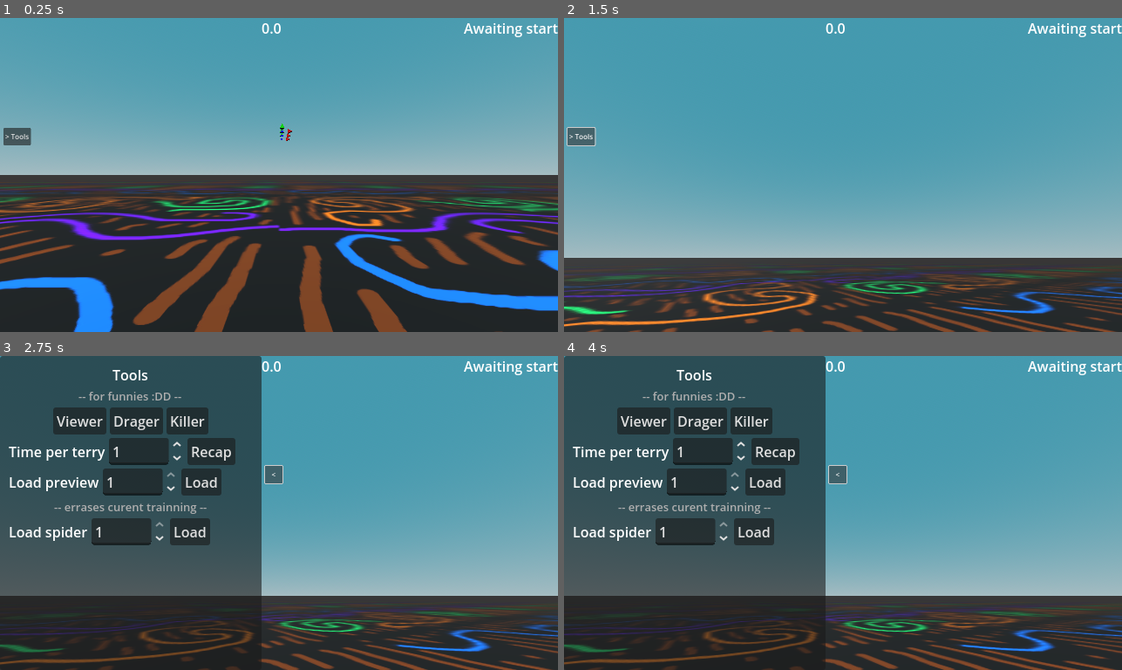
Above: before the commit, frames 1-4 (two rows, left to right).
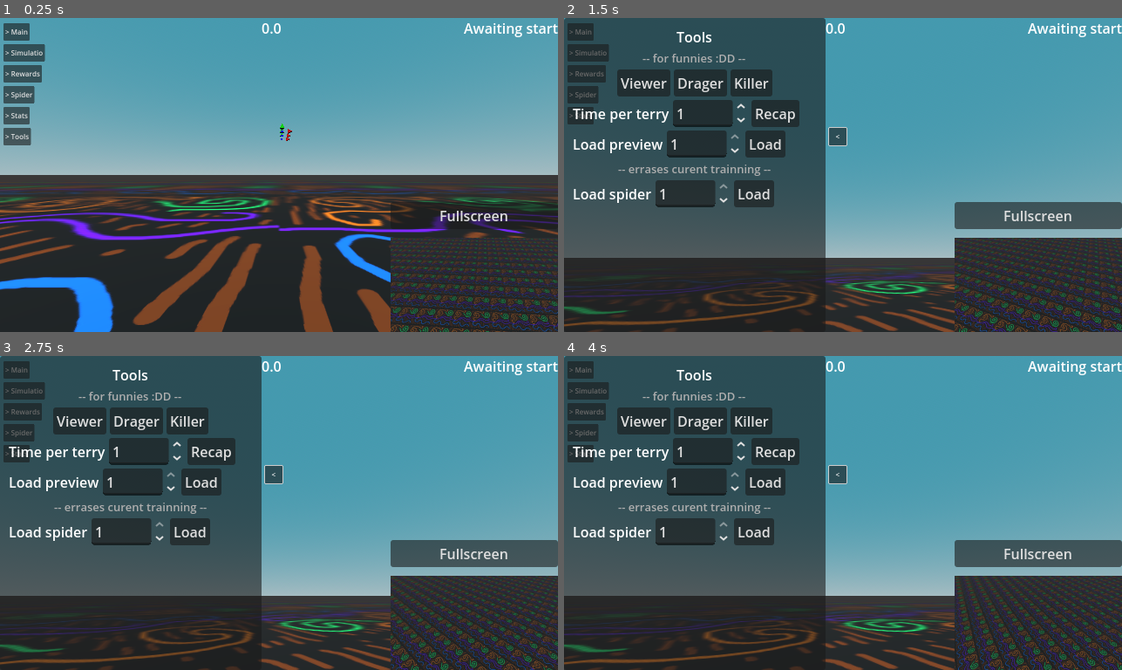
Above: after the commit, the same moments.

Repository: officialErnests/de-ai-ed
Game: Godot game, scene res://scenes/main.tscn
Two runs of this game, one before a commit and one after it. Both use one fixed random seed, a clock stepped at 60 frames per second and the inputs below.
Inputs:
- Up to frame 1 (0.25 s): no input
- Up to frame 2 (1.5 s): click "> Tools" at 0.5 s; click "<" (after the commit: "> Main") at 1.25 s
- Up to frame 3 (2.75 s): click "> Tools" (after the commit: "> Simulatio") at 2 s
- Up to frame 4 (4 s): click "<" (after the commit: "> Rewards") at 2.75 s; click "> Tools" (after the commit: "> Spider") at 3.5 s

The runs differ from the first frame. In frame 1, 7.4% of the frame differs, in the area x 0-100%, y 1-100%; in frame 2, 47%, in the area x 0-100%, y 0-100%; in frame 3, 9.2%; in frame 4, 9.3%.

Commit message:
v0.2.6.1 preview - made smaller viewport - made best spiders visable in it - fullscreen wip

Diff:
--- a/scenes/loadspiders_preview.tscn
+++ b/scenes/loadspiders_preview.tscn
@@ -1,54 +1,14 @@
-[gd_scene load_steps=10 format=3 uid="uid://c2ci6s68jshxn"]
+[gd_scene load_steps=2 format=3 uid="uid://c2ci6s68jshxn"]
 
 [ext_resource type="Script" uid="uid://dpfaidos4rmus" path="res://scripts/loadspiders_preview.gd" id="1_j3ar7"]
-[ext_resource type="Texture2D" uid="uid://chnecxepau4i1" path="res://assets/Ground.jpg" id="2_8s2j7"]
-
-[sub_resource type="ProceduralSkyMaterial" id="ProceduralSkyMaterial_xvpfr"]
-sky_top_color = Color(0.26750416, 0.6006932, 0.68498224, 1)
-sky_horizon_color = Color(0.6423824, 0.7356543, 0.7578019, 1)
-ground_bottom_color = Color(0.094618656, 0.13451722, 0.13881871, 1)
-ground_horizon_color = Color(0.6423824, 0.7356543, 0.7578019, 1)
-
-[sub_resource type="Sky" id="Sky_0wfyh"]
-sky_material = SubResource("ProceduralSkyMaterial_xvpfr")
-
-[sub_resource type="Environment" id="Environment_3a1xu"]
-background_mode = 2
-sky = SubResource("Sky_0wfyh")
-
-[sub_resource type="StandardMaterial3D" id="StandardMaterial3D_5qq8f"]
-albedo_texture = ExtResource("2_8s2j7")
-uv1_scale = Vector3(100, 100, 100)
-uv1_triplanar_sharpness = 0.006702052
-
-[sub_resource type="PlaneMesh" id="PlaneMesh_vui6j"]
-size = Vector2(100, 100)
-
-[sub_resource type="PhysicsMaterial" id="PhysicsMaterial_3k7br"]
-
-[sub_resource type="WorldBoundaryShape3D" id="WorldBoundaryShape3D_xup4x"]
 
 [node name="Loadspiders_preview" type="Node3D" node_paths=PackedStringArray("cam_holder")]
 script = ExtResource("1_j3ar7")
 cam_holder = NodePath("CamSpin")
 
-[node name="WorldEnvironment" type="WorldEnvironment" parent="."]
-environment = SubResource("Environment_3a1xu")
-
-[node name="DirectionalLight3D" type="DirectionalLight3D" parent="."]
-transform = Transform3D(0.8660255, -0.43301263, 0.2499999, 2.7805944e-08, 0.49999994, 0.86602545, -0.49999994, -0.7500001, 0.43301266, 0, 0, 0)
-
-[node name="floor" type="MeshInstance3D" parent="."]
-material_override = SubResource("StandardMaterial3D_5qq8f")
-mesh = SubResource("PlaneMesh_vui6j")
-
-[node name="StaticBody3D" type="StaticBody3D" parent="floor"]
-physics_material_override = SubResource("PhysicsMaterial_3k7br")
-
-[node name="CollisionShape3D" type="CollisionShape3D" parent="floor/StaticBody3D"]
-shape = SubResource("WorldBoundaryShape3D_xup4x")
-
 [node name="CamSpin" type="Node3D" parent="."]
 
 [node name="Camera3D" type="Camera3D" parent="CamSpin"]
-transform = Transform3D(1, 0, 0, 0, 0.70710677, 0.70710677, 0, -0.70710677, 0.70710677, 0, 10, 10)
+transform = Transform3D(1, 0, 0, 0, 0.70710677, 0.70710677, 0, -0.70710677, 0.70710677, 0, 5, 5)
+cull_mask = 1048574
+fov = 50.0
--- a/scenes/main.tscn
+++ b/scenes/main.tscn
@@ -11,6 +11,7 @@
 [ext_resource type="Script" uid="uid://dyqngqnchhak1" path="res://scripts/close_open_panel.gd" id="8_85g3d"]
 [ext_resource type="Script" uid="uid://dja83xsbpu3ad" path="res://scripts/timer_to_label.gd" id="8_choun"]
 [ext_resource type="Script" uid="uid://cstg6n1g4ctwb" path="res://scripts/save_texts.gd" id="9_ya4ey"]
+[ext_resource type="PackedScene" uid="uid://c2ci6s68jshxn" path="res://scenes/loadspiders_preview.tscn" id="11_trceg"]
 [ext_resource type="PackedScene" uid="uid://diq5camko5oth" path="res://scenes/nb_graph.tscn" id="12_eb6dy"]
 
 [sub_resource type="ProceduralSkyMaterial" id="ProceduralSkyMaterial_o5qli"]
@@ -64,8 +65,10 @@
 
 [node name="DirectionalLight3D" type="DirectionalLight3D" parent="."]
 transform = Transform3D(0.8660255, -0.43301263, 0.2499999, 2.7805944e-08, 0.49999994, 0.86602545, -0.49999994, -0.7500001, 0.43301266, 0, 0, 0)
+layers = 3
 
 [node name="floor" type="MeshInstance3D" parent="."]
+layers = 3
 material_override = SubResource("StandardMaterial3D_tbgi4")
 mesh = SubResource("PlaneMesh_sugp2")
 
@@ -88,6 +91,7 @@
 
 [node name="Floating_cam" type="Camera3D" parent="Camera_setup/NeckOrSmthing/Dron"]
 transform = Transform3D(1, 0, 0, 0, -4.371139e-08, 1, 0, -1, -4.371139e-08, 0, 0, 0)
+cull_mask = 1048573
 current = true
 script = ExtResource("4_tbgi4")
 
@@ -148,7 +152,6 @@
 [node name="Gui" type="CanvasLayer" parent="Camera_setup/NeckOrSmthing/Dron/Floating_cam"]
 
 [node name="Main" type="HBoxContainer" parent="Camera_setup/NeckOrSmthing/Dron/Floating_cam/Gui"]
-visible = false
 anchors_preset = -1
 anchor_right = 0.5
 anchor_bottom = 1.0
@@ -234,7 +237,6 @@
 is_open = false
 
 [node name="Simulation" type="HBoxContainer" parent="Camera_setup/NeckOrSmthing/Dron/Floating_cam/Gui"]
-visible = false
 anchors_preset = -1
 anchor_right = 0.5
 anchor_bottom = 1.0
@@ -281,8 +283,8 @@
 [node name="SpinBox" type="SpinBox" parent="Camera_setup/NeckOrSmthing/Dron/Floating_cam/Gui/Simulation/Panel/VBoxContainer/SpiderPerBatch"]
 layout_mode = 2
 min_value = 1.0
-max_value = 31.0
-value = 31.0
+max_value = 30.0
+value = 30.0
 
 [node name="SpiderBatches" type="HBoxContainer" parent="Camera_setup/NeckOrSmthing/Dron/Floating_cam/Gui/Simulation/Panel/VBoxContainer"]
 layout_mode = 2
@@ -363,7 +365,6 @@
 is_open = false
 
 [node name="Rewards" type="HBoxContainer" parent="Camera_setup/NeckOrSmthing/Dron/Floating_cam/Gui"]
-visible = false
 anchors_preset = -1
 anchor_right = 0.5
 anchor_bottom = 1.0
@@ -478,7 +479,6 @@
 is_open = false
 
 [node name="Spider" type="HBoxContainer" parent="Camera_setup/NeckOrSmthing/Dron/Floating_cam/Gui"]
-visible = false
 anchors_preset = -1
 anchor_right = 0.5
 anchor_bottom = 1.0
@@ -564,7 +564,6 @@
 is_open = false
 
 [node name="Statistics" type="HBoxContainer" parent="Camera_setup/NeckOrSmthing/Dron/Floating_cam/Gui"]
-visible = false
 anchors_preset = -1
 anchor_right = 0.5
 anchor_bottom = 1.0
@@ -782,6 +781,47 @@
 slider_open_text = "<"
 slider_close_text = "> Tools"
 is_open = false
+
+[node name="MiniViewer" type="CanvasLayer" parent="Camera_setup/NeckOrSmthing/Dron/Floating_cam"]
+
+[node name="Button" type="Button" parent="Camera_setup/NeckOrSmthing/Dron/Floating_cam/MiniViewer"]
+anchors_preset = -1
+anchor_left = 0.7
+anchor_top = 0.7
+anchor_right = 1.0
+anchor_bottom = 0.7
+offset_bottom = -10.0
+grow_horizontal = 0
+grow_vertical = 0
+text = "Fullscreen"
+
+[node name="Control" type="Control" parent="Camera_setup/NeckOrSmthing/Dron/Floating_cam/MiniViewer"]
+layout_mode = 3
+anchor_left = 0.7
+anchor_top = 0.7
+anchor_right = 1.0
+anchor_bottom = 1.0
+grow_horizontal = 0
+grow_vertical = 0
+size_flags_horizontal = 0
+size_flags_vertical = 0
+
+[node name="SubViewportContainer" type="SubViewportContainer" parent="Camera_setup/NeckOrSmthing/Dron/Floating_cam/MiniViewer/Control"]
+layout_mode = 1
+anchors_preset = -1
+anchor_right = 2.0
+anchor_bottom = 2.0
+grow_horizontal = 2
+grow_vertical = 2
+scale = Vector2(0.5, 0.5)
+stretch = true
+
+[node name="SubViewport" type="SubViewport" parent="Camera_setup/NeckOrSmthing/Dron/Floating_cam/MiniViewer/Control/SubViewportContainer"]
+handle_input_locally = false
+size = Vector2i(384, 216)
+render_target_update_mode = 4
+
+[node name="Loadspiders_preview" parent="Camera_setup/NeckOrSmthing/Dron/Floating_cam/MiniViewer/Control/SubViewportContainer/SubViewport" instance=ExtResource("11_trceg")]
 
 [node name="Spidersss" type="Node3D" parent="." node_paths=PackedStringArray("start", "pause_button", "force_stop_butto …(789 unchanged characters)…
 script = ExtResource("7_tipki")
--- a/scenes/spider.tscn
+++ b/scenes/spider.tscn
@@ -487,7 +487,7 @@
 radius = 0.05
 height = 0.8
 
-[node name="Spider" type="Node3D" node_paths=PackedStringArray("goal", "main_body", "text", "line")]
+[node name="Spider" type="Node3D" node_paths=PackedStringArray("goal", "main_body", "text", "line", "skeleton")]
 script = ExtResource("1_algeo")
 NEURONS_IN_LAYER = 70
 LAYER_COUNT = 2
@@ -496,6 +496,7 @@
 main_body = NodePath("Skeleton3D/PhysicalBoneSimulator3D/Physical Bone Body")
 text = NodePath("Goal/Label3D")
 line = NodePath("Goal/MeshInstance3D")
+skeleton = NodePath("Skeleton3D")
 
 [node name="Goal" type="MeshInstance3D" parent="."]
 transform = Transform3D(1, 0, 0, 0, 1, 0, 0, 0, 1, 0, 1, 0)
@@ -785,7 +786,6 @@
 main_bone = NodePath("Physical Bone Body")
 main_body = NodePath("../Cube")
 agent = NodePath("../..")
-pain_pos = 0.4
 
 [node name="Physical Bone Body" type="PhysicalBone3D" parent="Skeleton3D/PhysicalBoneSimulator3D" groups=["Movable"]]
 bone_name = "Body"
@@ -1277,7 +1277,7 @@
 joint_constraints/y/linear_damping = 1.0
 joint_constraints/y/angular_limit_enabled = true
 joint_constraints/y/angular_limit_upper = 45.0
-joint_constraints/y/angular_limit_lower = -53.999992
+joint_constraints/y/angular_limit_lower = -53.99999
 joint_constraints/y/angular_limit_softness = 0.5
 joint_constraints/y/angular_restitution = 0.0
 joint_constraints/y/angular_damping = 1.0
@@ -1425,7 +1425,7 @@
 joint_constraints/y/linear_damping = 1.0
 joint_constraints/y/angular_limit_enabled = true
 joint_constraints/y/angular_limit_upper = 45.0
-joint_constraints/y/angular_limit_lower = -53.999992
+joint_constraints/y/angular_limit_lower = -53.99999
 joint_constraints/y/angular_limit_softness = 0.5
 joint_constraints/y/angular_restitution = 0.0
 joint_constraints/y/angular_damping = 1.0
@@ -1573,7 +1573,7 @@
 joint_constraints/y/linear_damping = 1.0
 joint_constraints/y/angular_limit_enabled = true
 joint_constraints/y/angular_limit_upper = 45.0
-joint_constraints/y/angular_limit_lower = -53.999992
+joint_constraints/y/angular_limit_lower = -53.99999
 joint_constraints/y/angular_limit_softness = 0.5
 joint_constraints/y/angular_restitution = 0.0
 joint_constraints/y/angular_damping = 1.0
--- a/scripts/agent.gd
+++ b/scripts/agent.gd
@@ -9,6 +9,8 @@
 @export var main_body: Node3D
 @export var text: Label3D
 @export var line: MeshInstance3D
+@export var skeleton: Skeleton3D
+
 @onready var spider_skel = $Skeleton3D/PhysicalBoneSimulator3D
 @onready var spider = spider_skel.spider
 
@@ -17,6 +19,7 @@
 var points = 0
 var neuron_layers = []
 var memory_neurons = []
+var meshes_arr = []
 var timesss = 0
 
 var ground_height: float
@@ -30,6 +33,9 @@
 # Called when the node enters the scene tree for the first time.
 func _ready() -> void:
 	genGoal()
+	meshes_arr.append(goal)
+	for iter_part in skeleton.get_children():
+		if iter_part is MeshInstance3D: meshes_arr.append(iter_part)
 
 func _process(delta: float) -> void:
 	timesss += delta
@@ -44,9 +50,13 @@
 		spider.setVel(upper_leg, base_leg)
 		updateVisualisation()
 
+func setSub():
+	for mesh: MeshInstance3D in meshes_arr:
+		mesh.layers = 1
 
 func setMain():
-	spider_skel.main_body.material_override.no_depth_test = true
+	for mesh: MeshInstance3D in meshes_arr:
+		mesh.layers = 3
 
 func genBrain():
 	if LAYER_COUNT == 1:
--- a/scripts/loadspiders_preview.gd
+++ b/scripts/loadspiders_preview.gd
@@ -4,9 +4,12 @@
 
 var spider
 @export var cam_holder: Node3D
+var track_position = null
 
 func _process(delta: float) -> void:
-	cam_holder.rotate_y(delta * 0.5)
+	cam_holder.rotate_y(delta * 0.25)
+	if track_position: cam_holder.global_position = track_position
+	if spider: cam_holder.global_position = spider.global_position
 
 func spawnSpider(p_loaded_brain):
 	var temp_spider = preload_spider.instantiate()
--- a/scripts/spidersss.gd
+++ b/scripts/spidersss.gd
@@ -60,7 +60,9 @@
 @export var graph_max_node: Node3D
 @export var graph_spiders: Node3D
 @export var graph_time: Node3D
-
+@export_category("Graphs")
+@export var preview_viewport: Viewport
+@export var preview_fullscreen: Button
 var intss = 0
 var spiders_arr = []
 var stats_arr
Not shown: 2 places in scenes/main.tscn that only renumber resources
